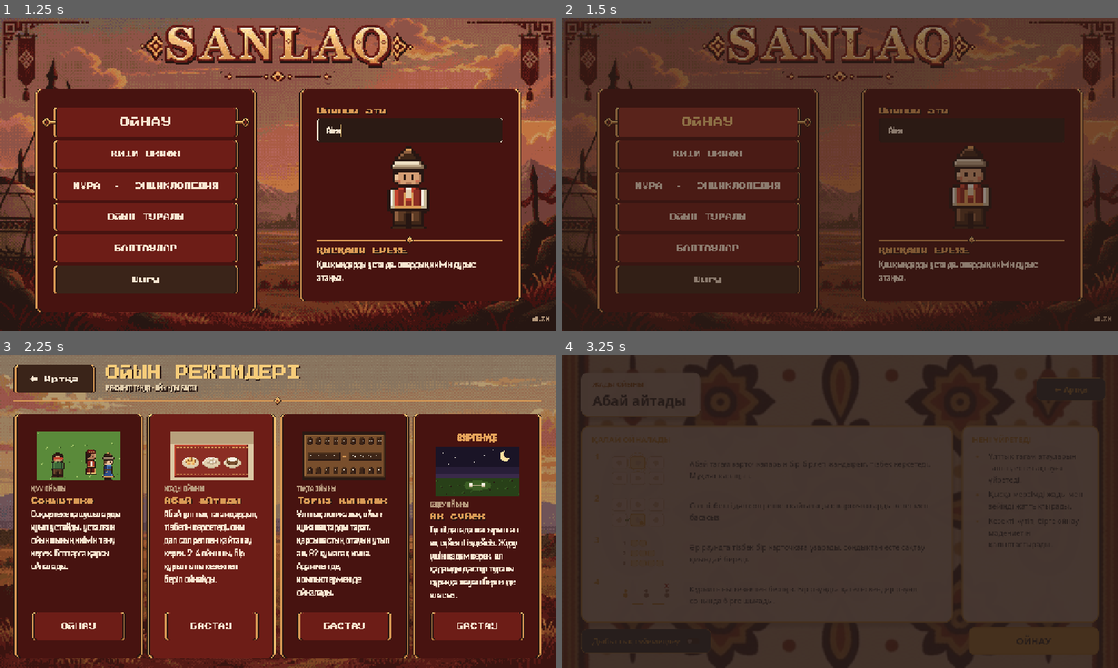
Above: before the commit, frames 1-4 (two rows, left to right).
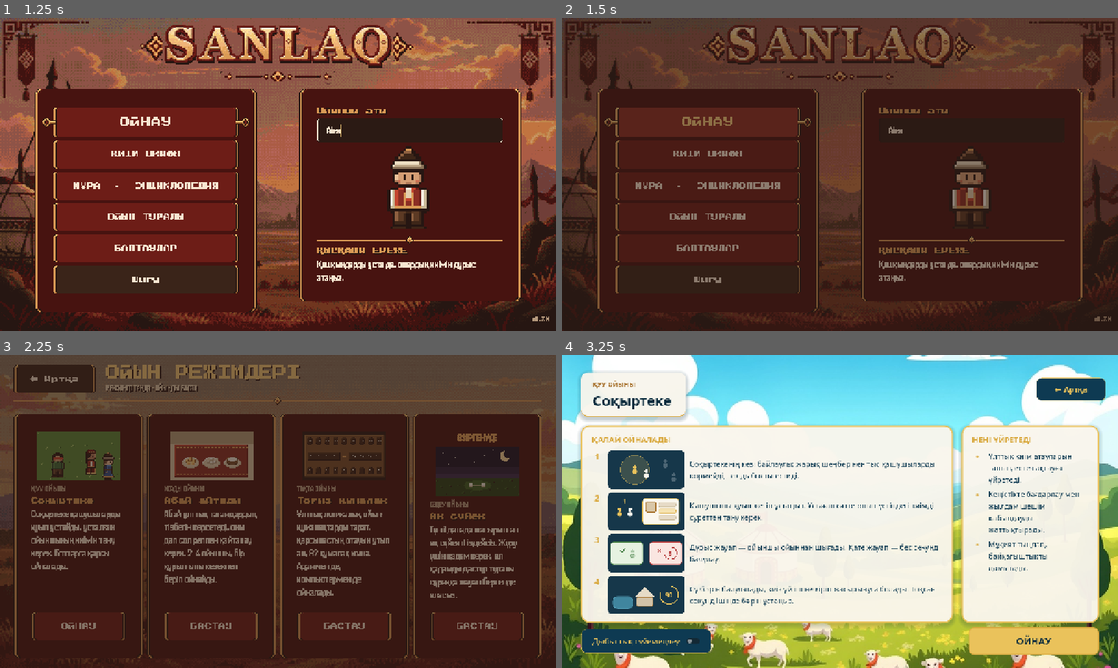
Above: after the commit, the same moments.

Repository: mmeirbek/sanlaq
Game: Godot game, scene res://scenes/ui/main_menu.tscn
Two runs of this game, one before a commit and one after it. Both use one fixed random seed, a clock stepped at 60 frames per second and the inputs below. Sound files missing from this copy of the repository are replaced by a short silence.
Inputs (mouse positions are in pixels of both pictures, inside the frame that each line leads up to):
- Up to frame 1 (1.25 s): click (411, 130) at 0.52 s; type "Alex" at 0.6 s
- Up to frame 2 (1.5 s): click "ОЙНАУ" at 1.25 s
- Up to frame 3 (2.25 s): tap Enter at 2 s; drag from (77, 536) to (333, 442) at 2.02 s
- Up to frame 4 (3.25 s): drag from (773, 536) to (812, 574) at 2.77 s

Frame 1 is identical in both runs. In frame 2, 0.6% of the frame differs, in the area x 70-77%, y 40-62%; in frame 3, 53%; in frame 4, 100%, in the area x 0-100%, y 0-100%.

Commit message:
Переходы со шторкой не теряют запросы, уходящий экран заморожен
Пока шторка затемняла экран, любой новый переход молча отбрасывался —
в том числе из _ready новой сцены: брифинг без режима оставлял игрока на
пустом экране. А уходящий экран ещё 0,35 с жил: шёл таймер матча и мог
записаться результат уже покинутой игры.

Теперь уходящий экран замораживается, ввод во время ухода глотается,
а запрос посреди перехода выполняется сразу после — побеждает последний.
router_test включает шторку и в headless; до фикса он падал.

Co-Authored-By: Claude Opus 5.5 <noreply@anthropic.com>

Diff:
--- a/autoload/scene_router.gd
+++ b/autoload/scene_router.gd
@@ -23,10 +23,18 @@
 ## Какой режим объясняет экран брифинга — id ресурса ModeBriefing.
 var _pending_briefing: String = ""
 
-## Шторка поверх всех экранов; пока идёт переход, она же глотает клики, чтобы
-## двойное нажатие не увело на два экрана подряд.
+## Переходы со шторкой. В автотестах и CI (headless) выключены — переход
+## мгновенный; тест шторки включает их сам.
+var animate_transitions := not RunContext.is_headless()
+
+## Шторка поверх всех экранов; пока экран уходит, она глотает клики.
 var _curtain: ColorRect
+var _fade: Tween
+## Экран уходит: он заморожен, ввод не доходит ни до него, ни до нового.
 var _changing := false
+## Переход, запрошенный во время другого (например, из _ready новой сцены):
+## выполняется сразу после него — побеждает последний запрос.
+var _queued_scene := ""
 
 signal scene_changed(from: String, to: String)
 
@@ -56,8 +64,12 @@
 	_change_scene(SCENE_GAME)
 
 func go_to_results(results: Dictionary = {}) -> void:
+	set_pending_results(results)
+	_change_scene(SCENE_RESULTS)
+
+## Как set_pending_game_data: для тестов, которые поднимают экран итогов сами.
+func set_pending_results(results: Dictionary) -> void:
 	_pending_results = results
-	_change_scene(SCENE_RESULTS)
 
 func go_to_codex() -> void:
 	_change_scene(SCENE_CODEX)
@@ -116,30 +128,51 @@
 	Telemetry.flush()
 	get_tree().quit()
 
+func _input(_event: InputEvent) -> void:
+	# Уходящий экран заморожен, но клавиатура дошла бы до его кнопок в фокусе.
+	if _changing:
+		get_viewport().set_input_as_handled()
+
 func _change_scene(to: String) -> void:
-	var from := ""
-	if get_tree().current_scene:
-		from = get_tree().current_scene.scene_file_path
-	if from == to or _changing:
+	if _changing:
+		_queued_scene = to
+		return
+	var tree := get_tree()
+	var from := tree.current_scene.scene_file_path if tree.current_scene else ""
+	if from == to:
 		return
 	_changing = true
-	# Автотесты и CI (headless) переходят мгновенно, без ожидания анимации.
-	var animate := not RunContext.is_headless()
-	if animate:
+	if animate_transitions:
+		# Уходящий экран больше ничего не делает: ни таймеров, ни записи
+		# результатов матча, ни нажатий.
+		if tree.current_scene:
+			tree.current_scene.process_mode = Node.PROCESS_MODE_DISABLED
 		_curtain.mouse_filter = Control.MOUSE_FILTER_STOP
 		await _fade_curtain(1.0, FADE_OUT)
-	var err := get_tree().change_scene_to_file(to)
+	var err := tree.change_scene_to_file(to)
 	if err != OK:
 		Telemetry.log_error("change_scene_to_file failed with error %d" % err, to)
+		if tree.current_scene:
+			tree.current_scene.process_mode = Node.PROCESS_MODE_INHERIT
 	scene_changed.emit(from, to)
-	if animate:
-		await get_tree().process_frame
+	# Новая сцена встаёт в дерево в конце кадра, её _ready может сам попросить переход.
+	await tree.process_frame
+	_changing = false
+	var queued := _queued_scene
+	_queued_scene = ""
+	if not queued.is_empty() and queued != to:
+		# Шторка ещё тёмная — следующий переход начинается с неё.
+		_change_scene(queued)
+		return
+	if animate_transitions:
+		_curtain.mouse_filter = Control.MOUSE_FILTER_IGNORE
 		await _fade_curtain(0.0, FADE_IN)
-		_curtain.mouse_filter = Control.MOUSE_FILTER_IGNORE
-	_changing = false
 
+## Новый переход прерывает проявление прошлого: шторка идёт от текущей прозрачности.
 func _fade_curtain(alpha: float, seconds: float) -> void:
-	var tween := create_tween()
-	tween.set_pause_mode(Tween.TWEEN_PAUSE_PROCESS)
-	tween.tween_property(_curtain, "color:a", alpha, seconds)
-	await tween.finished
+	if _fade:
+		_fade.kill()
+	_fade = create_tween()
+	_fade.set_pause_mode(Tween.TWEEN_PAUSE_PROCESS)
+	_fade.tween_property(_curtain, "color:a", alpha, seconds)
+	await _fade.finished
--- /dev/null
+++ b/tools/router_test.gd
@@ -0,0 +1,44 @@
+extends "res://tools/test_case.gd"
+## Переходы между экранами со шторкой (autoload/scene_router.gd). В headless
+## шторка обычно выключена, здесь её включаем: именно с ней раньше терялись
+## переходы, а уходящий экран ещё работал.
+
+const MAIN_MENU := "res://scenes/ui/main_menu.tscn"
+const ABOUT := "res://scenes/ui/about.tscn"
+const SETTINGS := "res://scenes/ui/settings.tscn"
+const MODE_SELECT := "res://scenes/ui/mode_select.tscn"
+
+
+func _init() -> void:
+	await process_frame
+	var router := autoload("SceneRouter")
+	router.animate_transitions = true
+
+	router.go_to_main_menu()
+	await _transition_done(router)
+	check(_current() == MAIN_MENU, "переход со шторкой доходит до экрана, получено %s" % _current())
+
+	router.go_to_about()
+	await process_frame
+	check(current_scene.process_mode == Node.PROCESS_MODE_DISABLED,
+		"уходящий экран заморожен: таймеры и нажатия на нём не работают")
+	router.go_to_settings()
+	await _transition_done(router)
+	check(_current() == SETTINGS, "запрос во время перехода не теряется — побеждает последний, получено %s" % _current())
+
+	# Брифинг без такого режима сам уводит на выбор режима прямо из _ready —
+	# посреди перехода. Раньше этот переход пропадал, и игрок оставался на пустом экране.
+	router.go_to_mode_briefing("no_such_mode")
+	await _transition_done(router)
+	await _transition_done(router)
+	check(_current() == MODE_SELECT, "переход из _ready новой сцены выполняется, получено %s" % _current())
+	finish("ROUTER")
+
+
+func _current() -> String:
+	return current_scene.scene_file_path if current_scene else ""
+
+
+## Уход, кадр смены сцены и проявление — с запасом.
+func _transition_done(router: Node) -> void:
+	await create_timer(router.FADE_OUT + router.FADE_IN + 0.3).timeout
Binary file removed: assets/ui/backgrounds/bg_codex.jpg
Not shown, removed: assets/ui/backgrounds/bg_codex.jpg.import
Binary file removed: assets/ui/backgrounds/bg_results.jpg
Not shown, removed: assets/ui/backgrounds/bg_results.jpg.import
Binary file removed: assets/ui/backgrounds/bg_settings.jpg
Not shown, removed: assets/ui/backgrounds/bg_settings.jpg.import
Binary file removed: assets/ui/backgrounds/bg_wardrobe.jpg
Not shown, removed: assets/ui/backgrounds/bg_wardrobe.jpg.import
Not shown, added: tools/router_test.gd.uid
